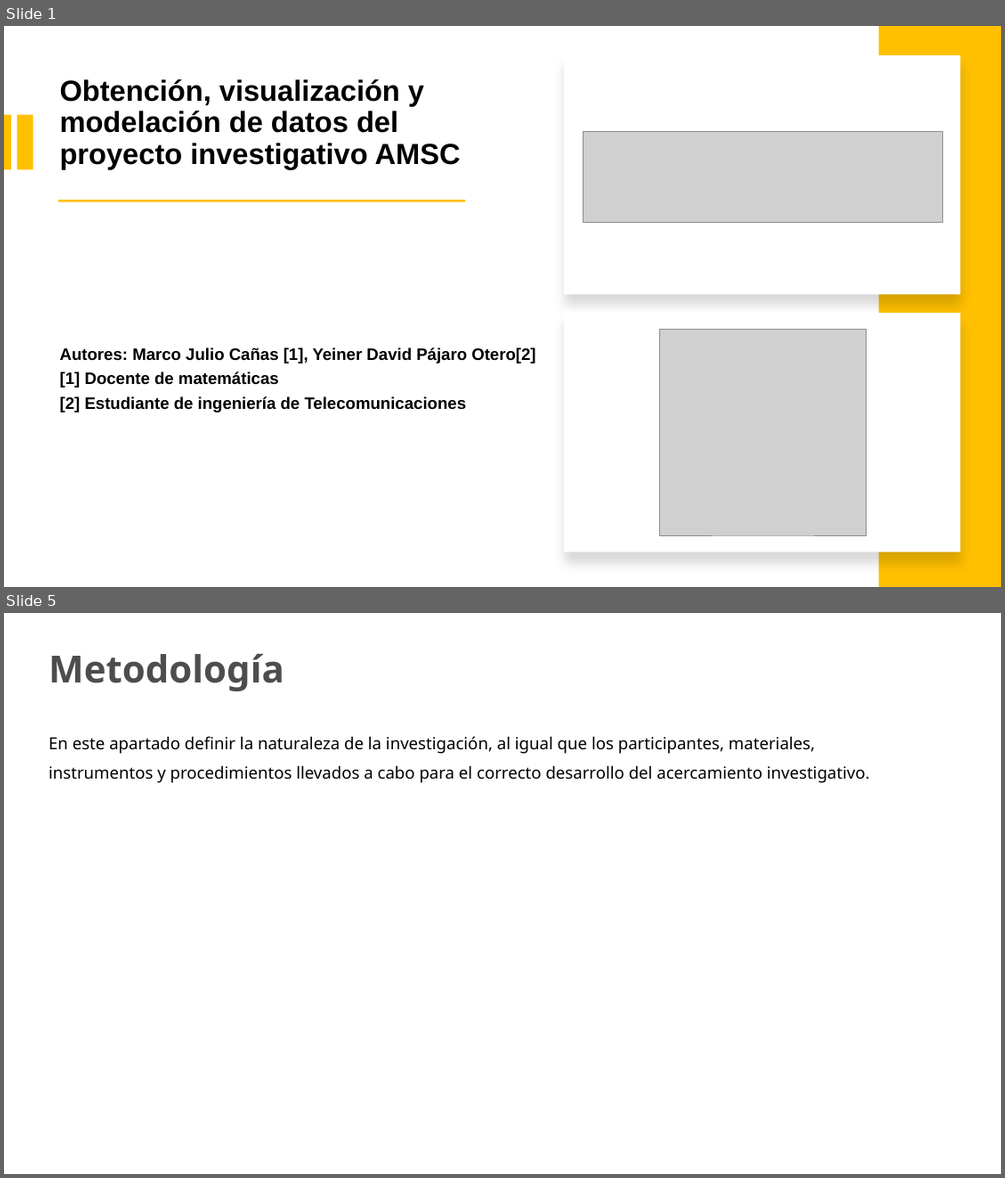
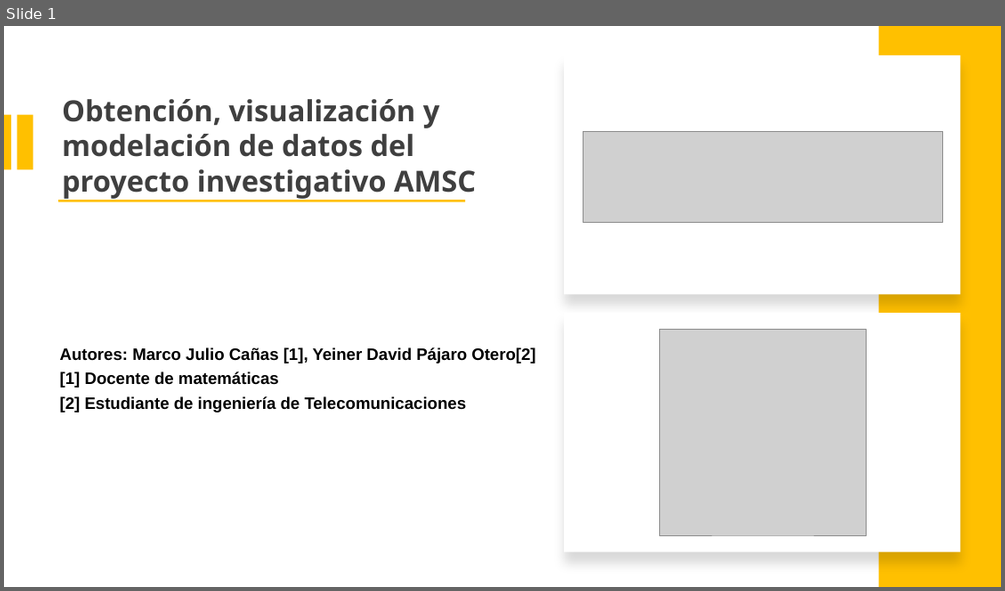
Before and after one commit to marco-canas/cumplea-os_oficina_docentes, a slide deck: ponencia_sena_obtencion_visualizacion_modelacion_AMSC/presentacion_yeiner_marco_obtencion_visualizacion_modelacion.pptx. Shown one above the other, each under a label of ours: slides 1 and 5 before the commit, slide 1 after it; the slides between them are not shown. The pictures are 1005x1178 and 1005x591 pixels, drawn with LibreOffice and Linux fonts; fonts in the diff are those of the drawing; grey boxes stand for pictures; background and template pictures are left out. Boxes give left, top, right and bottom in pixels: in the first picture for what was removed or moved away, otherwise in the second. Text is boxed around its words. In the diff, an @@ line names an element or a change of style, - is before the commit and + after.

```diff
--- a/ponencia_sena_obtencion_visualizacion_modelacion_AMSC/presentacion_yeiner_marco_obtencion_visualizacion_modelacion.pptx
+++ b/ponencia_sena_obtencion_visualizacion_modelacion_AMSC/presentacion_yeiner_marco_obtencion_visualizacion_modelacion.pptx
@@ slide 5 removed at [4,613,1001,1174], background picture (left out) @@
@@ text removed at [48,654,284,691] @@
-Metodología
@@ text removed at [48,736,870,783] @@
-En este apartado definir la naturaleza de la investigación, al igual que los participantes, materiales, instrumentos y procedimientos llevados a cabo para el correcto desarrollo del acercamiento investigativo.
@@ slide 1 changed as well @@
@@ text "Obtención, visualización y modelación de ...": place and size @@
-text "Obtención, visualización y modelación de ..." at [60,79,461,169]
+text "Obtención, visualización y modelación de ..." at [62,99,476,199]
@@ text "Obtención, visualización y modelación de ..." at [62,99,476,199]: font Arial to Noto Sans, text colour #000000 to #3F3F3F; line spacing 0.9 to 1; less space between paragraphs; vertical alignment middle to top @@
```
Also in this commit, not shown: 1 other slide changed, 4 slides added, 5 other slides removed, 2 other files.
